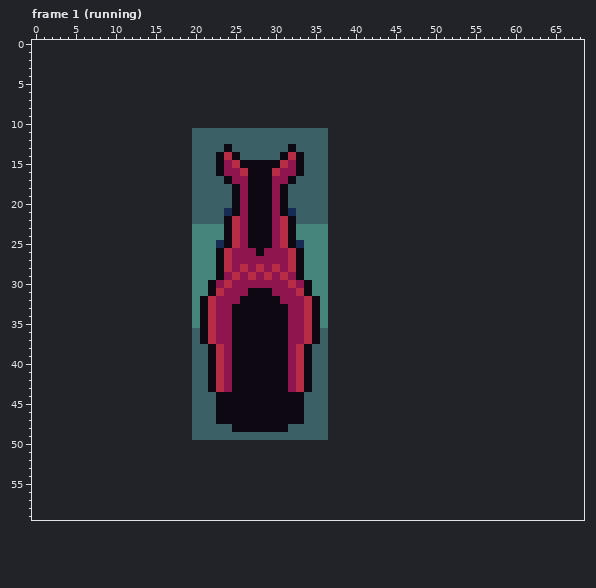
Pixel-art file, stored at raw art/player/horse.ase. Above: the version before the commit.
17x39 pixels, 4 frames. Shown: frame 1 (running). The old version is drawn lined up with the new one, on the new canvas. The commit also changed other frames, which this record leaves out.
After:
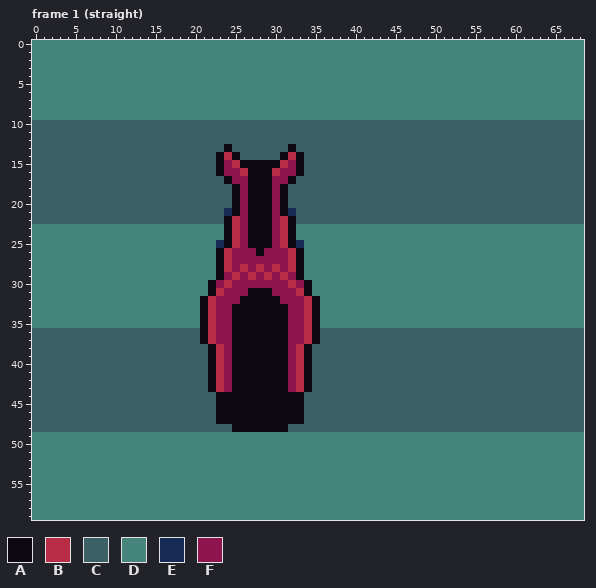
Palette (. is transparent): A #0d0812  B #b82d46  C #3b6166  D #46857b  E #162c54  F #8f154f
The edit:
canvas 17x39 -> 69x60, the old top-left corner now at 20,11
Frame 1 (straight):
The edit adds colour C in row 10 at x 0 to 68; in rows 11 to 22 at x 0 to 19 and 37 to 68; in rows 36 to 48 at x 0 to 19 and 37 to 68.
The edit adds colour D in rows 0 to 9 at x 0 to 68; in rows 23 to 35 at x 0 to 19 and 37 to 68; in row 49 at x 0 to 19 and 37 to 68; in rows 50 to 59 at x 0 to 68.
Colour C gives way to colour D in row 49 at x 20 to 36.
Pixel boxes of the changes (left, top, right, bottom) in both pictures:
changed: (32, 40, 584, 520)
